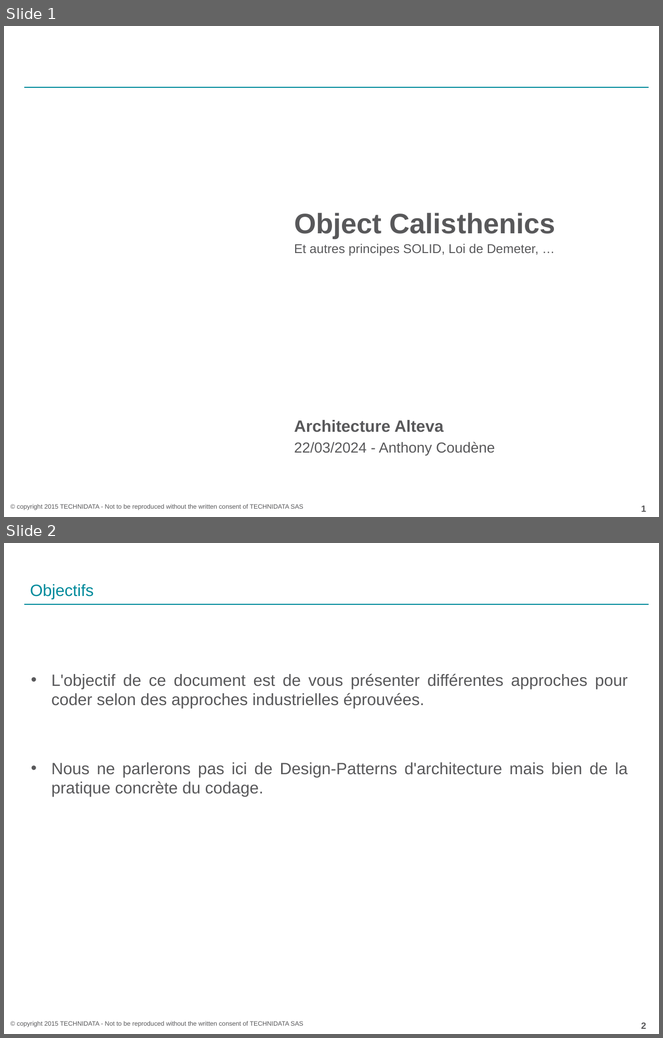
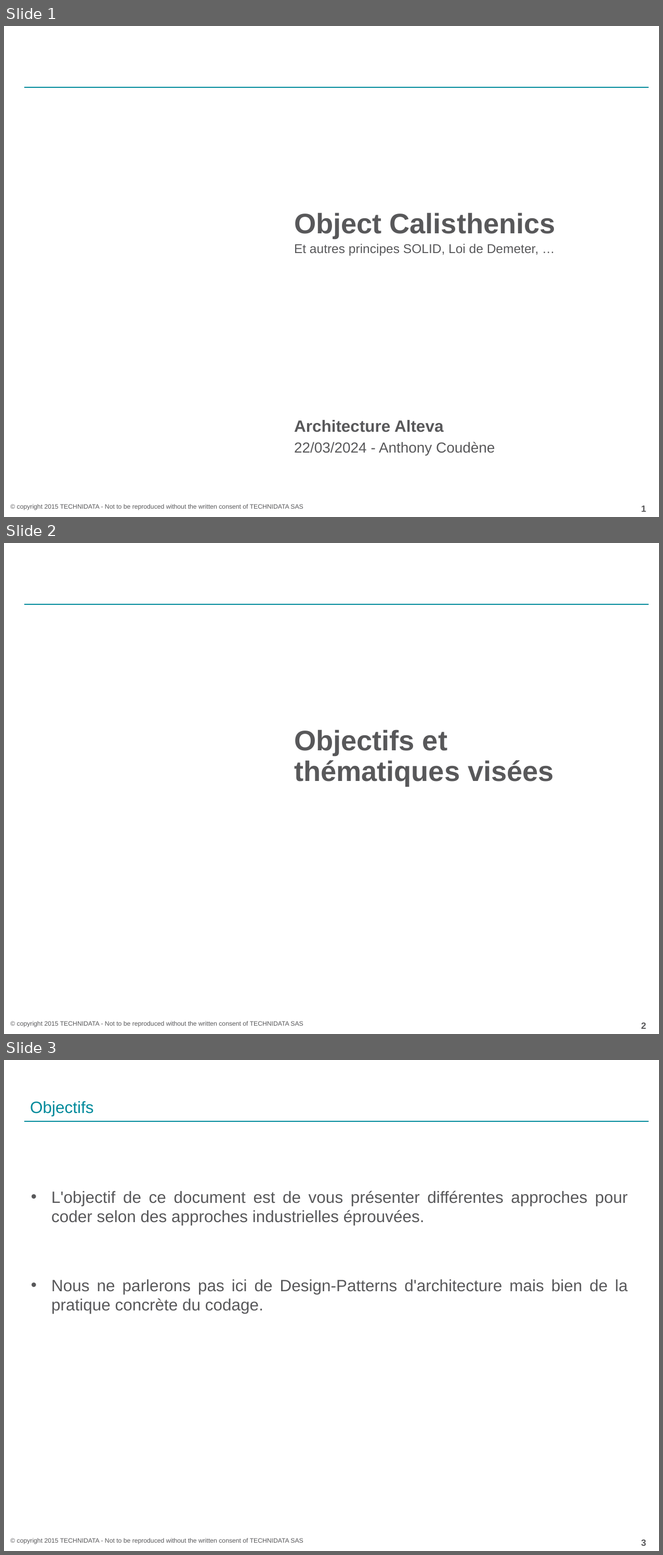
Before and after one commit to acoudene/ObjectCalisthenics, a slide deck: ObjectCalisthenics.pptx. Shown one above the other, each under a label of ours: slides 1 and 2 before the commit, slides 1, 2 and 3 after it. The pictures are 663x1038 and 663x1555 pixels, drawn with LibreOffice and Linux fonts; fonts in the diff are those of the drawing; background and template pictures are left out. Boxes give left, top, right and bottom in pixels: in the first picture for what was removed or moved away, otherwise in the second. Text is boxed around its words. In the diff, an @@ line names an element or a change of style, - is before the commit and + after.

```diff
--- a/ObjectCalisthenics.pptx
+++ b/ObjectCalisthenics.pptx
@@ slide 2 added at (4,543,659,1034), background picture (left out); not listed: 3 template elements that a slide beside it also shows @@
@@ text added at (294,730,554,786), 31 pt, text #58585A, bold @@
+Objectifs et thématiques visées
@@ what was slide 2 is now slide 3 @@
@@ page number at (642,1540,647,1546): text changed @@
-2
+3
```
Also in this commit, not shown: 7 slides changed, 2 other slides added.
